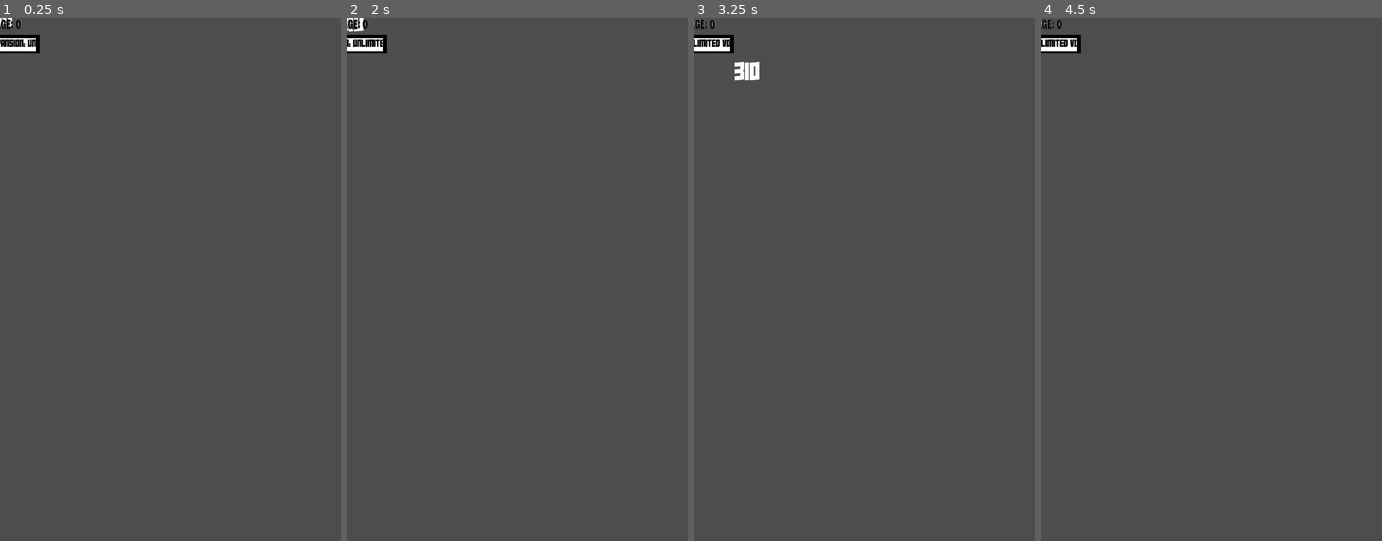
Above: before the commit, frames 1-4 (left to right).
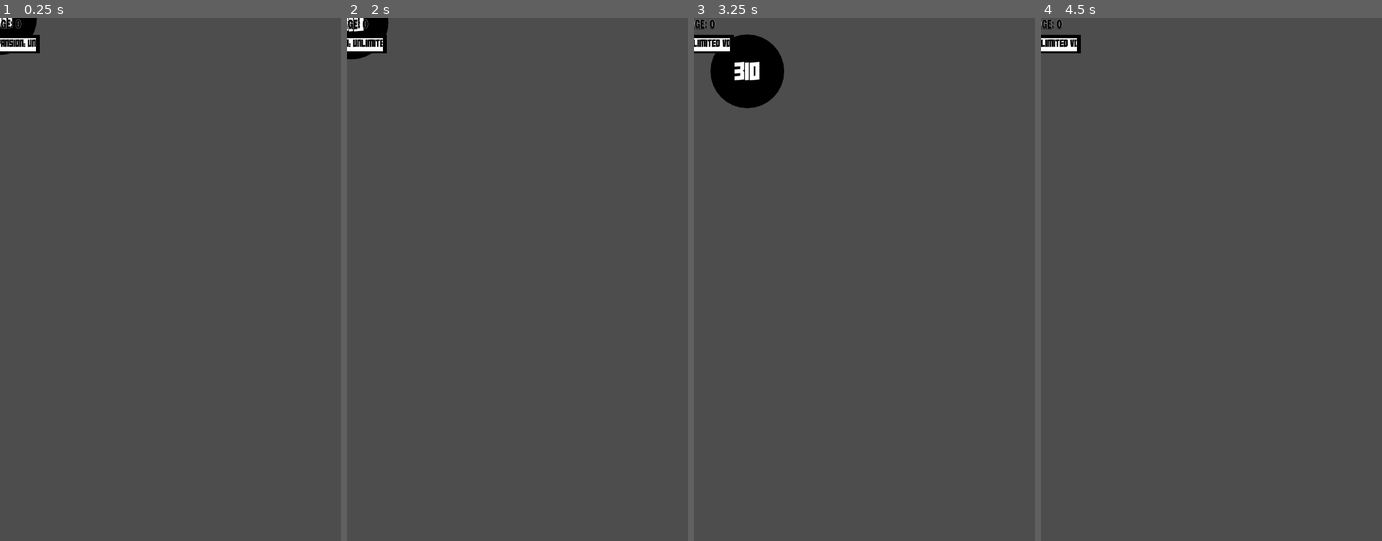
Above: after the commit, the same moments.

Repository: Odeguy/ball-fighting
Game: Godot game, scene res://burst_series/balls/gojo_ball.tscn
Same seed, same stepped clock (60 frames per second), same inputs: the game is played once before the commit and once after it. This scene is started directly instead of the project's main scene. Sound files missing from this copy of the repository are replaced by a short silence.
Inputs (mouse positions are in pixels of both pictures, inside the frame that each line leads up to):
- Up to frame 1 (0.25 s): no input
- Up to frame 2 (2 s): move the mouse to (592, 253) at 0.52 s; move the mouse to (449, 305) at 1.27 s
- Up to frame 3 (3.25 s): move the mouse to (898, 164) at 2.02 s; move the mouse to (847, 384) at 2.77 s
- Up to frame 4 (4.5 s): move the mouse to (1313, 357) at 3.52 s; move the mouse to (1109, 201) at 4.27 s

The runs differ from the first frame. In frame 1, 0.3% of the frame differs, in the area x 0-11%, y 0-8%; in frame 2, 0.3%; in frame 3, 2.1%, in the area x 4-27%, y 3-18%; in frame 4, nothing differs.
Error in both runs: Invalid access to property or key 'arena_origin' on a base object of type 'Window'. (res://ball_script.gd:65)

Commit message:
bursts can now hit multiple targets in range

Diff:
--- a/balls/flash_ball.tscn
+++ b/balls/flash_ball.tscn
@@ -33,10 +33,11 @@
 color = Color(0.624618, 0.0966638, 0.14593, 1)
 border_color = Color(0.916857, 0.733477, 0, 1)
 radius = 45
-lin_accel = 9.0
-lin_speed = 8.0
-health = 350
-attack = 5
+lin_accel = 22.0
+lin_speed = 29.0
+health = 490
+regeneration = 1.0
+attack = 11.0
 trail = true
 attack_sound = ExtResource("2_vlgg5")
 team = "flash"
--- a/balls/mrterrific_ball.tscn
+++ b/balls/mrterrific_ball.tscn
@@ -63,8 +63,8 @@
 radius = 45
 lin_accel = 2.0
 lin_speed = 2.0
-health = 300
-attack = 5
+health = 365
+attack = 15.0
 center_force = true
 attack_sound = ExtResource("2_lqjt4")
 team = "mrterrific"
--- a/burst_script.gd
+++ b/burst_script.gd
@@ -7,7 +7,7 @@
 @export var burst_damage: int
 signal enemy_detected
 signal done
-var opp: Ball
+var opps: Array[Ball]
 var user: Ball
 var initial_stats: Dictionary
 @export var laser: bool = true
@@ -37,8 +37,10 @@
 	$AudioStreamPlayer2D.stream = sound_effect
 
 func _on_area_detector_body_shape_entered(body_rid: RID, body: Node2D, body_shape_index: int, local_shape_index: int) -> void:
-	if body.get_parent() is Ball && body.get_parent() != user && body.get_parent() is not Floater && body.get_parent() is not Bomb && body.get_parent().team != user.team:
-		opp = body.get_parent()
+	if body.get_parent() is Ball && body.get_parent() != user && body.get_parent().team != user.team:
+		for b in $AreaDetector.get_overlapping_bodies():
+			if b.get_parent() is Ball && b.get_parent() != user && b.get_parent().team != user.team:
+				opps.append(b.get_parent())
 		enemy_detected.emit()
 
 func blast() -> void:
@@ -53,16 +55,18 @@
 		if counter % 10 == 0: $AudioStreamPlayer2D.play()
 		duration -= 1.0 / 60.0
 		counter += burst_damage
-		if opp == null: break
-		if !$AreaDetector.overlaps_body(opp.get_body()): continue
-		if opp.health >= 0 && counter % 16 == 0: opp.health -= burst_damage
-		if opp.health < 0: opp.health = 0
-		if burst_damage != 0: opp.damage_effect(burst_damage)
-		ball.total_damage += 1
-		opp.recalc_avg_dmg()
-		if opp.health == 0:
-			opp.die()
-			break
+		if opps.is_empty(): break
+		for body in $AreaDetector.get_overlapping_bodies():
+			if body.get_parent() is Ball && body.get_parent() != user && body.get_parent().team != user.team:
+				if !$AreaDetector.overlaps_body(body): continue
+				var opp: Ball = body.get_parent()
+				if opp.health >= 0 && counter % 16 == 0: opp.health -= burst_damage
+				if opp.health < 0: opp.health = 0
+				if burst_damage != 0: opp.damage_effect(burst_damage)
+				ball.total_damage += 1
+				opp.recalc_avg_dmg()
+				if opp.health == 0:
+					opp.die()
 	reset_stats(ball)
 	done.emit()
 	self.hide()
@@ -94,4 +98,5 @@
 	ball.lin_accel = initial_stats["lin_accel"]
 	ball.ang_speed = initial_stats["ang_speed"]
 	ball.ang_accel = initial_stats["ang_accel"]
+	ball.regeneration = initial_stats["regeneration"]
 	ball.cooldown_length = initial_stats["cooldown_length"]
--- a/burst_series/balls/antispiral_ball.tscn
+++ b/burst_series/balls/antispiral_ball.tscn
@@ -62,10 +62,10 @@
 scaling_vars = {
 "ang_accel": 1.0,
 "ang_speed": 1.0,
-"attack": 1.1,
+"attack": 1.3,
 "lin_accel": 1.0,
 "lin_speed": 1.0,
-"regeneration": 1.2
+"regeneration": 1.4
 }
 
 [node name="Face" parent="RigidBody2D" index="1"]
--- a/burst_series/balls/gojo_ball.tscn
+++ b/burst_series/balls/gojo_ball.tscn
@@ -51,6 +51,9 @@
 [node name="Face" parent="RigidBody2D" index="1"]
 theme_override_styles/panel = SubResource("StyleBoxFlat_xccwo")
 
+[node name="Sensory Field" parent="RigidBody2D" index="5"]
+field_multiply = 2.0
+
 [node name="CollisionShape2D" parent="RigidBody2D/Sensory Field" index="0"]
 shape = SubResource("CircleShape2D_v20b8")
 
--- a/burst_series/bursts/okarun_burst.tscn
+++ b/burst_series/bursts/okarun_burst.tscn
@@ -13,8 +13,8 @@
 "attack": 1.0,
 "burst_limit": 1.3,
 "cooldown_length": 2.0,
-"lin_accel": 66.0,
-"lin_speed": 88.0,
+"lin_accel": 33.0,
+"lin_speed": 22.0,
 "regeneration": 100.0
 }
 
--- a/burst_series/bursts/simon_burst.tscn
+++ b/burst_series/bursts/simon_burst.tscn
@@ -84,7 +84,7 @@
 [node name="simon_burst" instance=ExtResource("1_t6y44")]
 sound_effect = ExtResource("2_jhgte")
 duration = 4.0
-burst_damage = 7
+burst_damage = 8
 
 [node name="CollisionShape2D" parent="AreaDetector" index="0"]
 position = Vector2(-16, 136)
